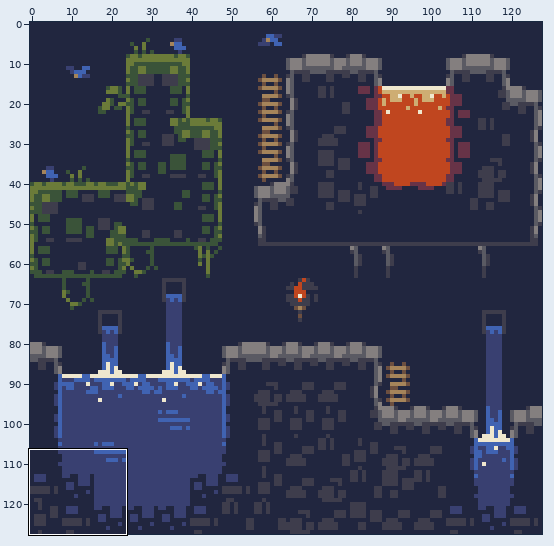
File history of a sprite sheet, public/cave.png. The picture above shows the old version from afar; the outline marks the close-up.
Close-up. Old version:
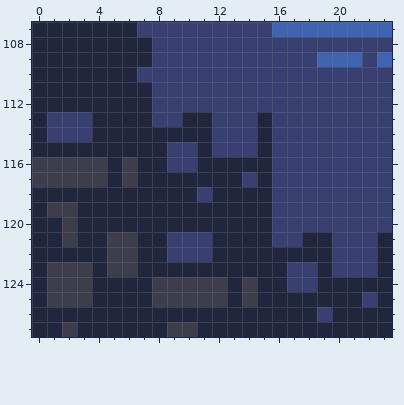
The file is 512x512 pixels, drawn in blocks of 4x4; one block is one cell here. Shown: x 0..23, y 107..127. The commit also changed other parts of the picture, which this record leaves out.
And afterwards:
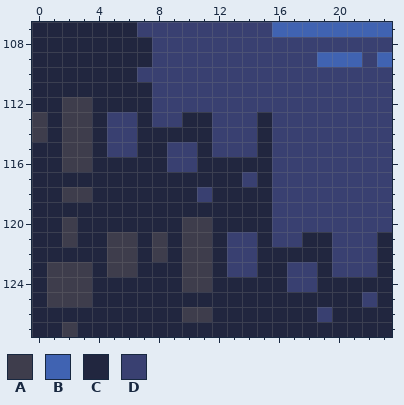
Palette (. is transparent): A #3e3d4c  B #4063b2  C #21263f  D #394071
From old to new:
y 112: x 2..3 CC -> AA
y 113..114: x 0..3 CDDD -> ACAA; x 5..6 CC -> DD
y 115: x 2..3 CC -> AA; x 5..6 CC -> DD
y 116: x 0..1 AA -> CC; x 4 A -> C; x 6 A -> C
y 117: x 0..4 AAAAA -> CCCCC; x 6 A -> C
y 118: x 2..3 CC -> AA
y 119: x 1..2 AA -> CC
y 120: x 10..11 CC -> AA
y 121..122: x 8..11 CDDD -> ACAA; x 13..14 CC -> DD
y 123: x 10..11 CC -> AA; x 13..14 CC -> DD
y 124: x 8..9 AA -> CC; x 12 A -> C; x 14 A -> C
y 125: x 8..12 AAAAA -> CCCCC; x 14 A -> C
y 126: x 10..11 CC -> AA
y 127: x 9..10 AA -> CC
Pixel boxes of the changes (left, top, right, bottom) in both close-ups:
changed: (32, 97, 257, 337)
